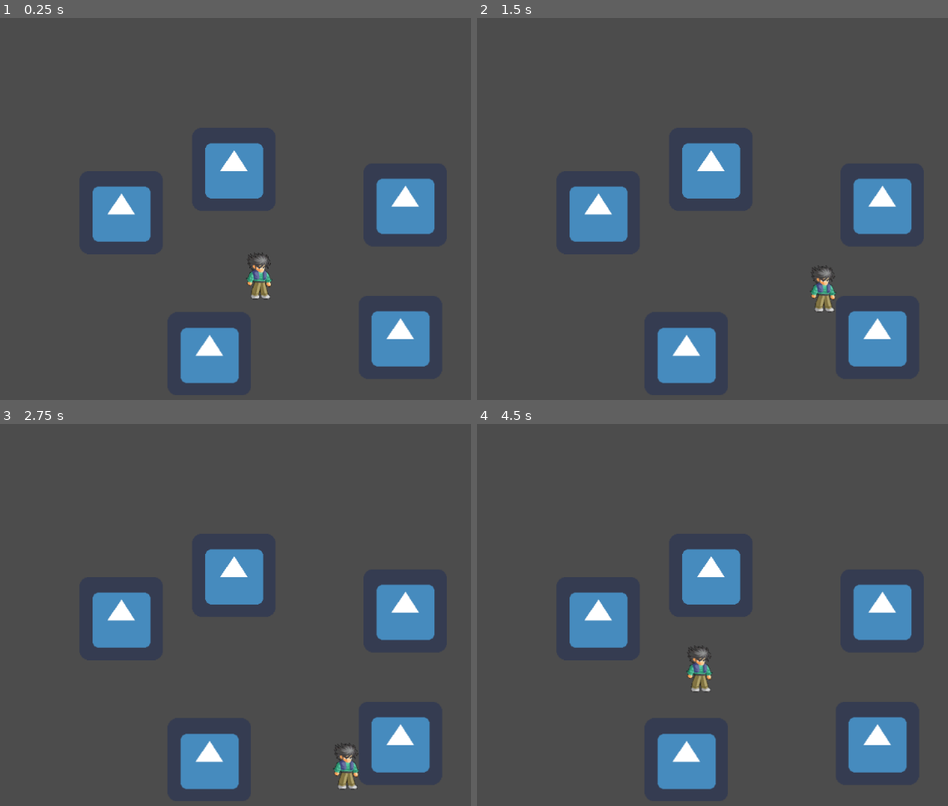
Above: before the commit, frames 1-4 (two rows, left to right).
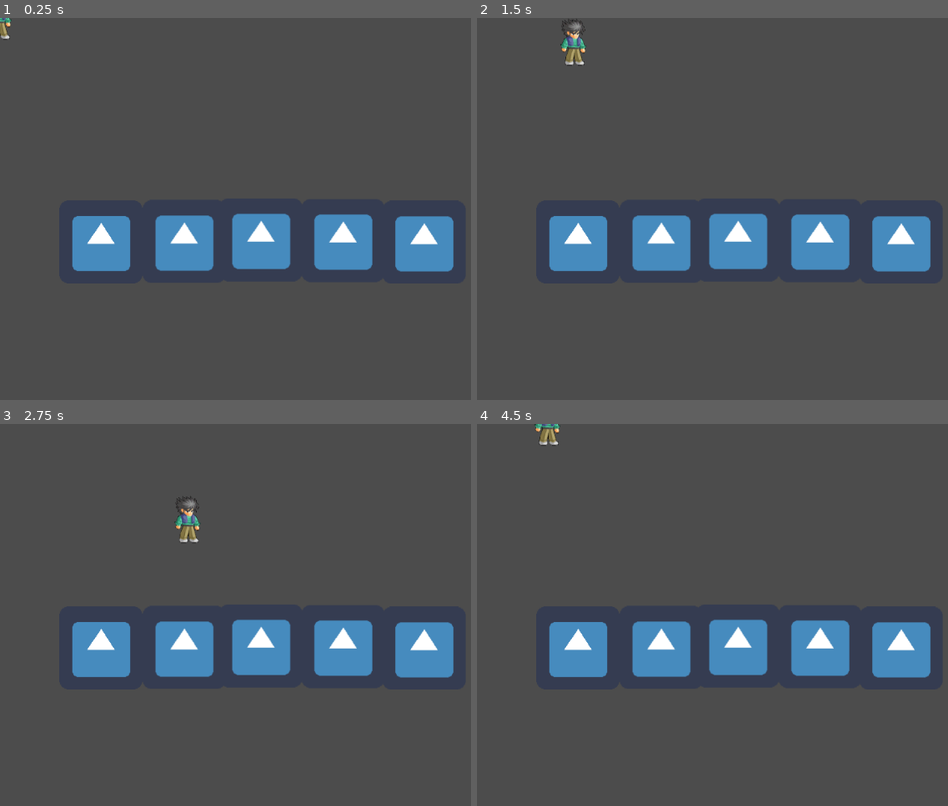
Above: after the commit, the same moments.

Repository: Anatolij-Grigorjev/Godot32dBeatemUpTest
Game: Godot game, scene res://stages/test/test_stage.tscn
The game is run twice, just before and just after one commit, with the same random seed, the same clock (stepped at 60 frames per second) and the same inputs. The project has no main scene, so this scene is started directly. The engine's default icon, where the game draws it, is replaced by a stand-in: a white triangle on a blue panel in a dark square.
Inputs:
- Up to frame 1 (0.25 s): no input
- Up to frame 2 (1.5 s): tap Enter at 0.5 s; hold D (move_right) 0.53-1.28 s; hold S (move_down) from 1.28 s (still down)
- Up to frame 3 (2.75 s): release S (move_down) at 2.03 s; hold D (move_right) from 2.03 s (still down)
- Up to frame 4 (4.5 s): release D (move_right) at 2.78 s; hold W (move_up) 2.78-3.53 s; hold A (move_left) from 3.53 s (still down)

The runs differ from the first frame. In frame 1, 17% of the frame differs, in the area x 0-97%, y 0-96%; in frame 2, 17%, in the area x 15-97%, y 0-96%; in frame 3, 17%; in frame 4, 17%.

Commit message:
trying collision layer experiments

Diff:
--- /dev/null
+++ b/game/characters/char_feet_follow.gd
@@ -0,0 +1,13 @@
+extends Node2D
+
+onready var character_node = $dennis
+onready var feet_node = $feet
+
+var FEET_OFFSET = Vector2(0, 30)
+
+func _ready():
+
+	pass
+
+func _process(delta):
+	feet_node.position = character_node.position + FEET_OFFSET
--- a/game/characters/dennis/dennis.tscn
+++ b/game/characters/dennis/dennis.tscn
@@ -13,11 +13,11 @@
 
 position = Vector2( 400, 400 )
 input_pickable = false
-collision_layer = 1
-collision_mask = 1
+collision_layer = 4
+collision_mask = 4
 collision/safe_margin = 0.08
 script = ExtResource( 1 )
-_sections_unfolded = [ "Transform", "Z Index" ]
+_sections_unfolded = [ "Collision", "Transform", "Z Index" ]
 speed = 200
 
 [node name="sprite" type="Sprite" parent="." index="0"]
--- a/game/stages/test/test_stage.tscn
+++ b/game/stages/test/test_stage.tscn
@@ -1,28 +1,58 @@
-[gd_scene load_steps=3 format=2]
+[gd_scene load_steps=5 format=2]
 
-[ext_resource path="res://characters/dennis/dennis.tscn" type="PackedScene" id=1]
-[ext_resource path="res://stages/test/test_wall_block.tscn" type="PackedScene" id=2]
+[ext_resource path="res://stages/test/test_wall_block.tscn" type="PackedScene" id=1]
+[ext_resource path="res://characters/char_feet_follow.gd" type="Script" id=2]
+[ext_resource path="res://characters/dennis/dennis.tscn" type="PackedScene" id=3]
+
+[sub_resource type="RectangleShape2D" id=1]
+
+custom_solver_bias = 0.0
+extents = Vector2( 19.2206, 7.0054 )
 
 [node name="root" type="Node2D" index="0"]
 
-[node name="dennis" parent="." index="0" instance=ExtResource( 1 )]
+[node name="block" parent="." index="0" instance=ExtResource( 1 )]
 
-[node name="block" parent="." index="1" instance=ExtResource( 2 )]
+position = Vector2( 155, 344.929 )
 
-position = Vector2( 186.109, 299.629 )
+[node name="block2" parent="." index="1" instance=ExtResource( 1 )]
 
-[node name="block2" parent="." index="2" instance=ExtResource( 2 )]
+position = Vector2( 400.597, 341.654 )
 
-position = Vector2( 359.119, 233.045 )
+[node name="block3" parent="." index="2" instance=ExtResource( 1 )]
 
-[node name="block3" parent="." index="3" instance=ExtResource( 2 )]
+position = Vector2( 526.671, 342.746 )
 
-position = Vector2( 622.181, 287.622 )
+[node name="block4" parent="." index="3" instance=ExtResource( 1 )]
 
-[node name="block4" parent="." index="4" instance=ExtResource( 2 )]
+position = Vector2( 651.107, 345.474 )
 
-position = Vector2( 614.54, 491.742 )
+[node name="block5" parent="." index="4" instance=ExtResource( 1 )]
 
-[node name="block5" parent="." index="5" instance=ExtResource( 2 )]
+position = Vector2( 282.71, 344.383 )
 
-position = Vector2( 321.46, 517.393 )
+[node name="char_node" type="Node2D" parent="." index="5"]
+
+script = ExtResource( 2 )
+_sections_unfolded = [ "Transform" ]
+
+[node name="dennis" parent="char_node" index="0" instance=ExtResource( 3 )]
+
+position = Vector2( 0, 0 )
+
+[node name="feet" type="StaticBody2D" parent="char_node" index="1"]
+
+position = Vector2( 0, 30 )
+input_pickable = false
+collision_layer = 1
+collision_mask = 1
+constant_linear_velocity = Vector2( 0, 0 )
+constant_angular_velocity = 0.0
+friction = 1.0
+bounce = 0.0
+_sections_unfolded = [ "Collision", "Transform" ]
+
+[node name="collider" type="CollisionShape2D" parent="char_node/feet" index="0"]
+
+shape = SubResource( 1 )
+_sections_unfolded = [ "Transform" ]
--- a/game/stages/test/test_wall_block.tscn
+++ b/game/stages/test/test_wall_block.tscn
@@ -16,6 +16,7 @@
 constant_angular_velocity = 0.0
 friction = 1.0
 bounce = 0.0
+_sections_unfolded = [ "Collision" ]
 
 [node name="sprite" type="Sprite" parent="." index="0"]
 
